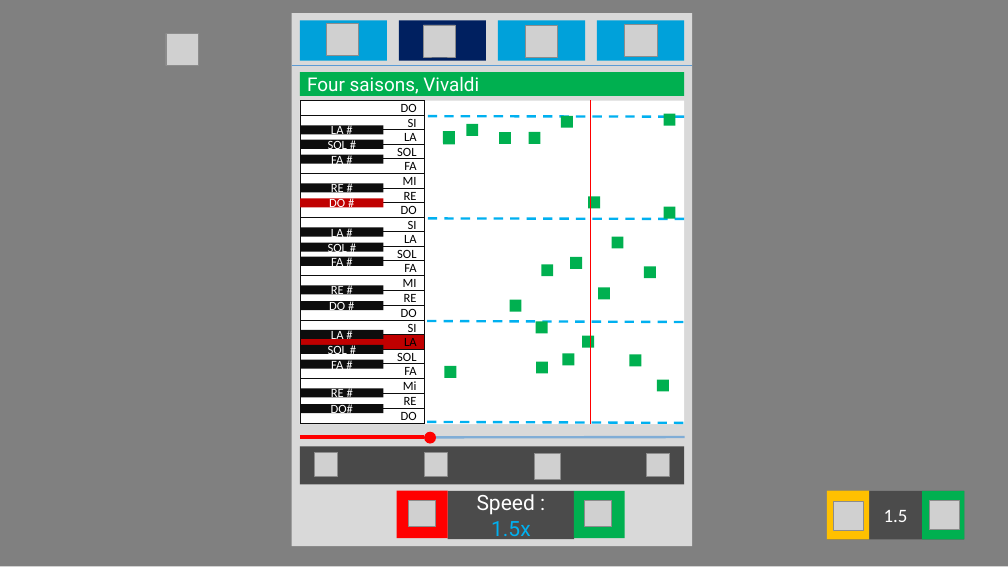
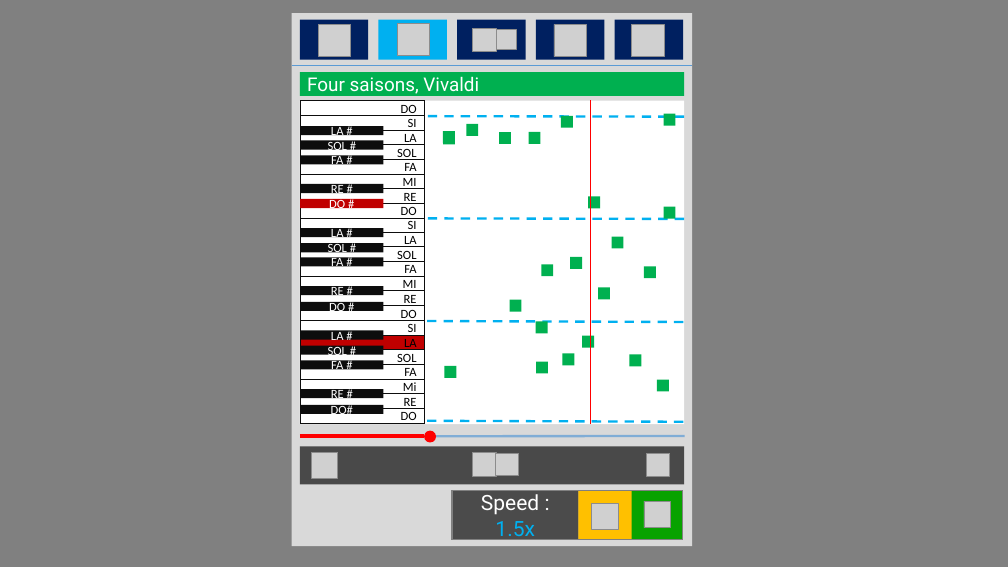
Before and after one commit to QuentinSalomon/TB, a slide deck: slide 3 of Administratif/Visuel/Visuel.pptx (slide 4 before the commit). Drawn at 1008x567 pixels with LibreOffice and Linux fonts; fonts in the diff are those of the drawing; grey boxes stand for pictures. Boxes give left, top, right and bottom in pixels: in the first picture for what was removed or moved away, otherwise in the second. Text is boxed around its words. In the diff, an @@ line names an element or a change of style, - is before the commit and + after.

```diff
--- a/Administratif/Visuel/Visuel.pptx
+++ b/Administratif/Visuel/Visuel.pptx
@@ rectangle: place and size @@
-rectangle at box(300, 20, 387, 60)
+rectangle at box(300, 20, 369, 60)
@@ picture: place and size @@
-picture at box(327, 23, 358, 55)
+picture at box(319, 24, 351, 56)
@@ rectangle added at box(379, 20, 448, 60), fill #00B0F0 @@
@@ picture: place and size @@
-picture at box(166, 33, 199, 66)
+picture at box(397, 23, 430, 56)
@@ picture removed at box(423, 25, 455, 57) @@
@@ rectangle: place and size @@
-rectangle at box(399, 20, 486, 60)
+rectangle at box(457, 20, 526, 60)
@@ picture added at box(473, 29, 496, 52) @@
@@ picture added at box(496, 29, 516, 50) @@
@@ fill #00A1DA to #002060 in 3 elements at box(615, 20, 684, 60), box(300, 20, 369, 60), box(536, 20, 605, 60) @@
@@ rectangle: place and size @@
-rectangle at box(498, 20, 585, 60)
+rectangle at box(536, 20, 605, 60)
@@ picture: place and size @@
-picture at box(526, 26, 558, 58)
+picture at box(554, 24, 587, 57)
@@ rectangle: place and size @@
-rectangle at box(597, 20, 684, 60)
+rectangle at box(615, 20, 684, 60)
@@ picture: place and size @@
-picture at box(625, 24, 657, 57)
+picture at box(632, 24, 665, 57)
@@ picture: place and size @@
-picture at box(535, 453, 560, 479)
+picture at box(312, 452, 338, 478)
@@ picture removed at box(315, 453, 338, 476) @@
@@ picture: place and size @@
-picture at box(424, 453, 448, 476)
+picture at box(473, 453, 496, 476)
@@ picture added at box(496, 453, 519, 476) @@
@@ rectangle "Speed : 1.5x": place and size @@
-rectangle "Speed : 1.5x" at box(448, 491, 574, 539)
+rectangle "Speed : 1.5x" at box(452, 491, 578, 539)
@@ rectangle added at box(452, 491, 683, 539), outline #808080 1 pt @@
@@ rectangle: place and size @@
-rectangle at box(397, 491, 448, 538)
+rectangle at box(578, 491, 632, 539)
@@ rectangle at box(578, 491, 632, 539): fill #FF0000 to #FFC000 @@
@@ picture: place and size @@
-picture at box(409, 500, 436, 526)
+picture at box(592, 503, 619, 529)
@@ rectangle: place and size @@
-rectangle at box(574, 491, 625, 538)
+rectangle at box(632, 491, 683, 540)
@@ rectangle at box(632, 491, 683, 540): fill #00B050 to #08A200 @@
@@ picture: place and size @@
-picture at box(585, 501, 612, 527)
+picture at box(644, 501, 671, 528)
@@ rectangle removed at box(827, 491, 964, 539) @@
-1.5
@@ rectangle removed at box(827, 491, 870, 539) @@
@@ picture removed at box(833, 501, 863, 531) @@
@@ rectangle removed at box(923, 491, 965, 539) @@
@@ picture removed at box(929, 500, 959, 529) @@
```
Also in this commit, not shown: 2 other slides changed, 3 slides added, 1 slide removed, 31 other files.
